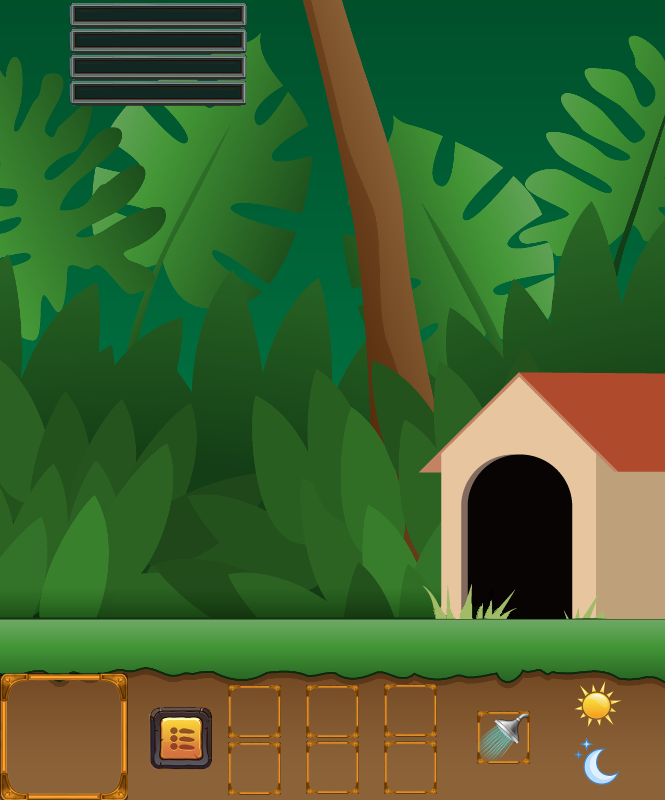
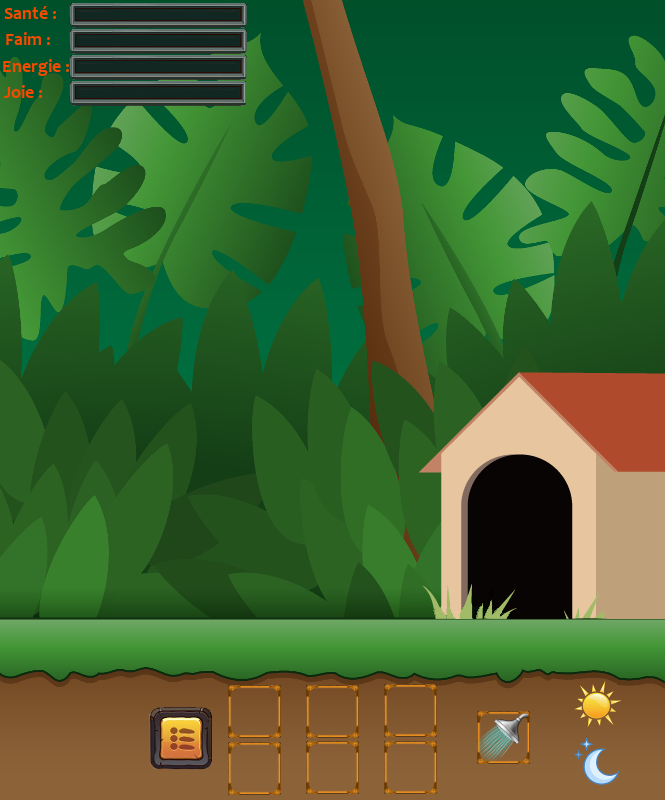
Before/after of a (665, 800) layered artwork. What changed in the layer stack:
painted on "cadreCrea.png" over [0, 673, 128, 800]
added layer "Santé :" above "EmptyBar.png" over [3, 6, 69, 98]
